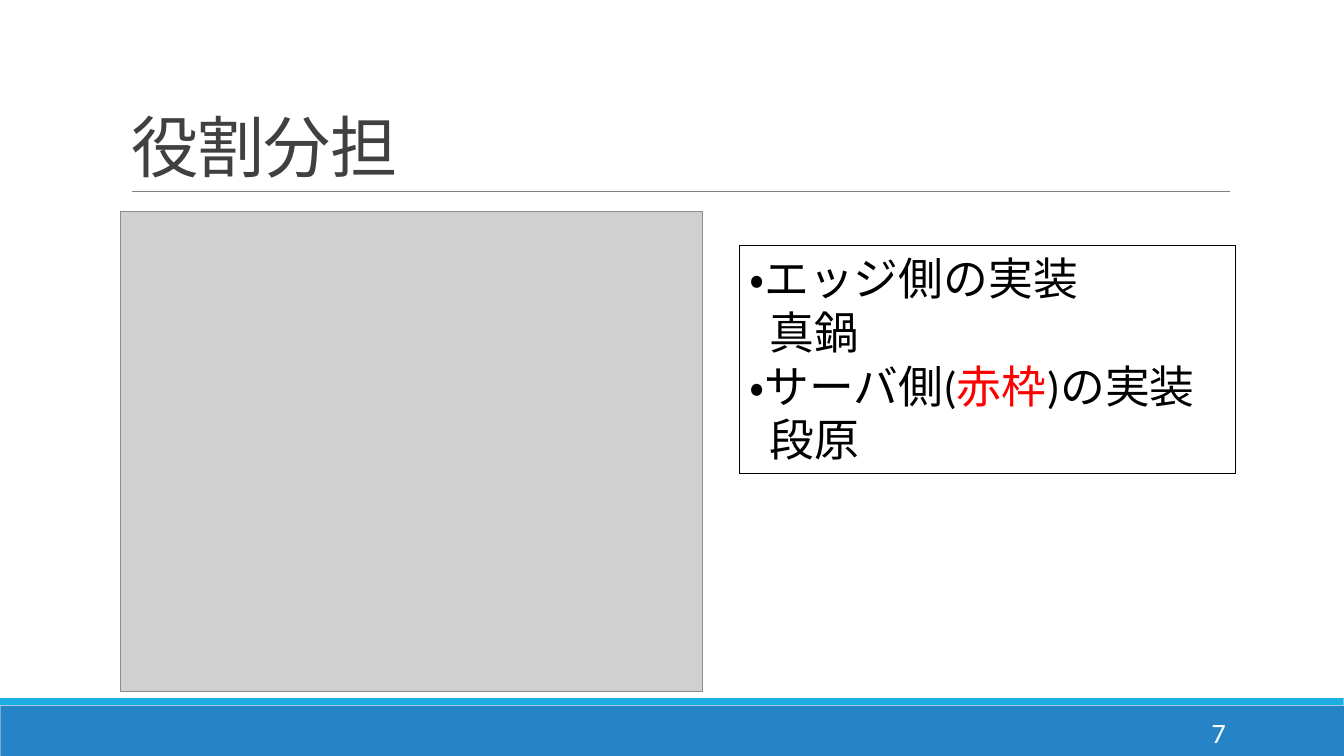
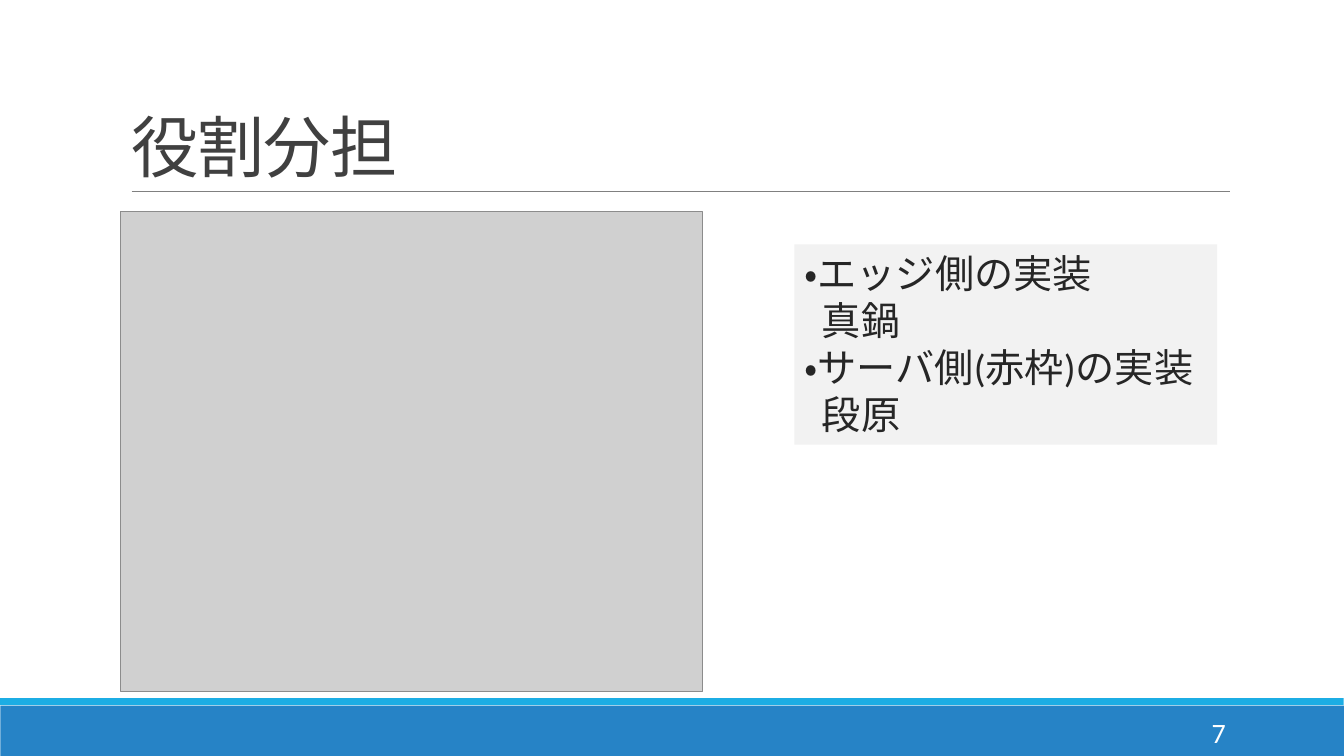
Before and after one commit to DJ956/YoloBarcodeReader, a slide deck: slide 8 of プレゼン/enpit_dan.pptx. Drawn at 1344x756 pixels with LibreOffice and Linux fonts; fonts in the diff are those of the drawing; grey boxes stand for pictures. Boxes give left, top, right and bottom in pixels: in the first picture for what was removed or moved away, otherwise in the second. Text is boxed around its words. In the diff, an @@ line names an element or a change of style, - is before the commit and + after.

```diff
--- a/プレゼン/enpit_dan.pptx
+++ b/プレゼン/enpit_dan.pptx
@@ rectangle "・エッジ側の実装": place and size @@
-rectangle "・エッジ側の実装" at [739,246,1236,474]
+rectangle "・エッジ側の実装" at [795,244,1217,445]
@@ rectangle "・エッジ側の実装" at [795,244,1217,445]: size 32 to 28 pt, text colour #000000 to #262626; text colour #FF0000 to #262626 in "・サーバ側(赤枠)の実装"; fill none to #F2F2F2; outline #000000 0.75 pt to none @@
```
Also in this commit, not shown: 6 other slides changed, 1 other file.
